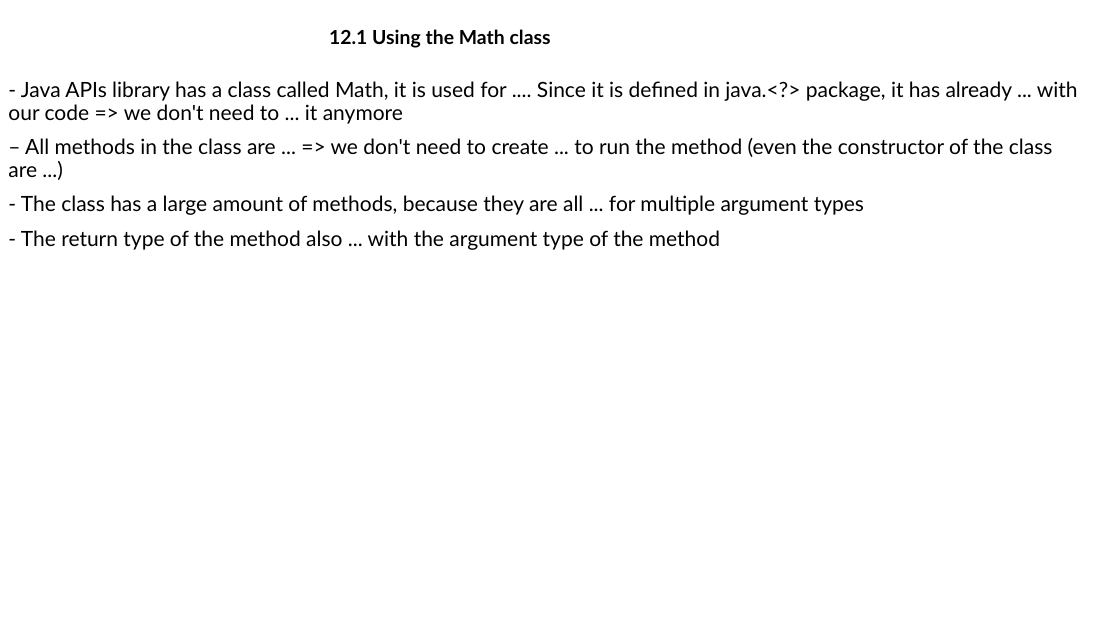
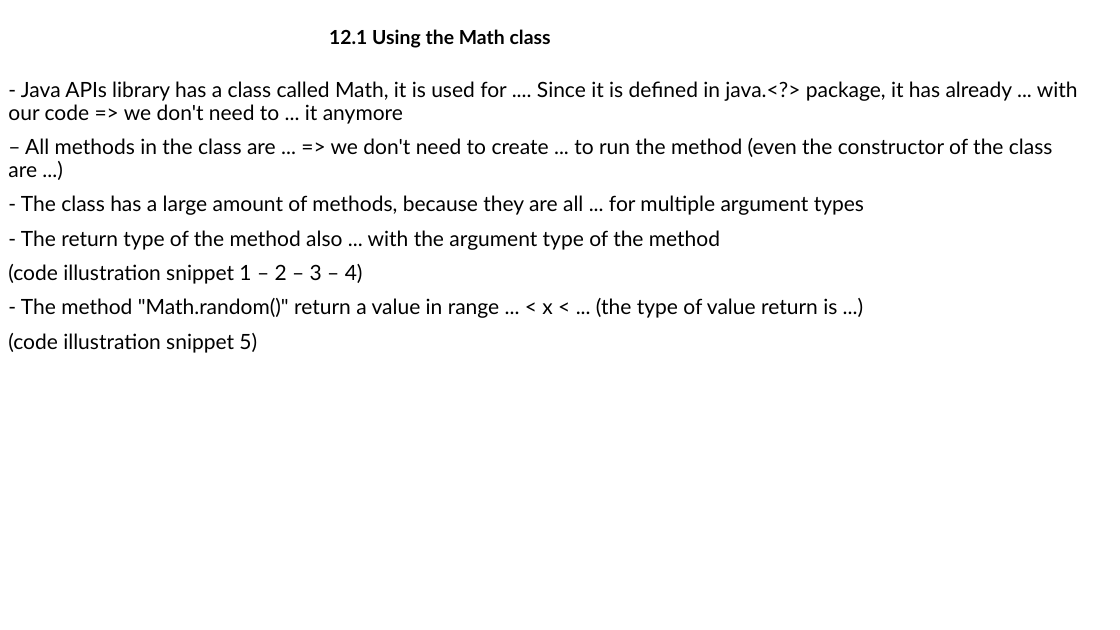
Before and after one commit to MaiDinhVinh/CS-Java, a slide deck: slide 3 of Java SE 8 Teaching Material/Chapter 12 + 13 - Working with Math, Random and String classes/Chapter 12 + 13 - Working with Math, Random and String classes.pptx (slide 2 before the commit). Drawn at 1120x630 pixels with LibreOffice and Linux fonts; fonts in the diff are those of the drawing. Boxes give left, top, right and bottom in pixels: in the first picture for what was removed or moved away, otherwise in the second. Text is boxed around its words. In the diff, an @@ line names an element or a change of style, - is before the commit and + after.

```diff
--- a/Java SE 8 Teaching Material/Chapter 12 + 13 - Working with Math, Random and String classes/Chapter 12 + 13 - Working with Math, Random and String classes.pptx
+++ b/Java SE 8 Teaching Material/Chapter 12 + 13 - Working with Math, Random and String classes/Chapter 12 + 13 - Working with Math, Random and String classes.pptx
@@ text at <box>8,264,837,353</box>: paragraphs added @@
+(code illustration snippet 1 – 2 – 3 – 4)
+- The method "Math.random()" return a value in range ... < x < ... (the type of value return is ...)
+(code illustration snippet 5)
```
Also in this commit, not shown: 14 slides added.
